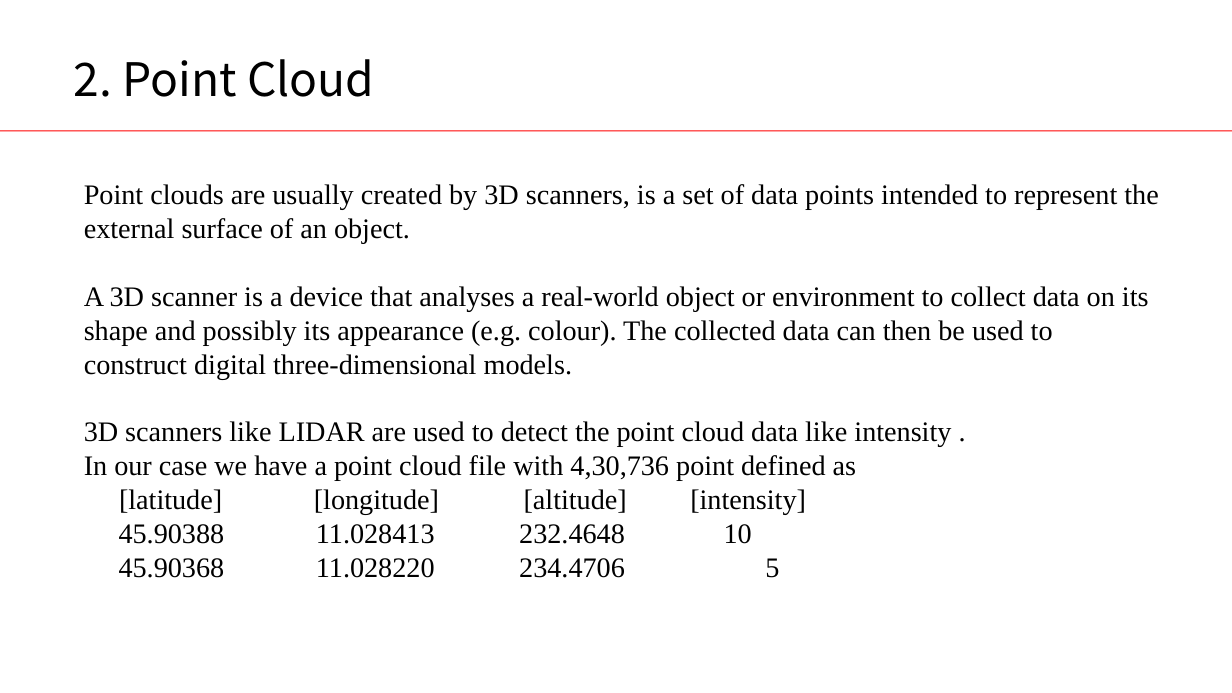
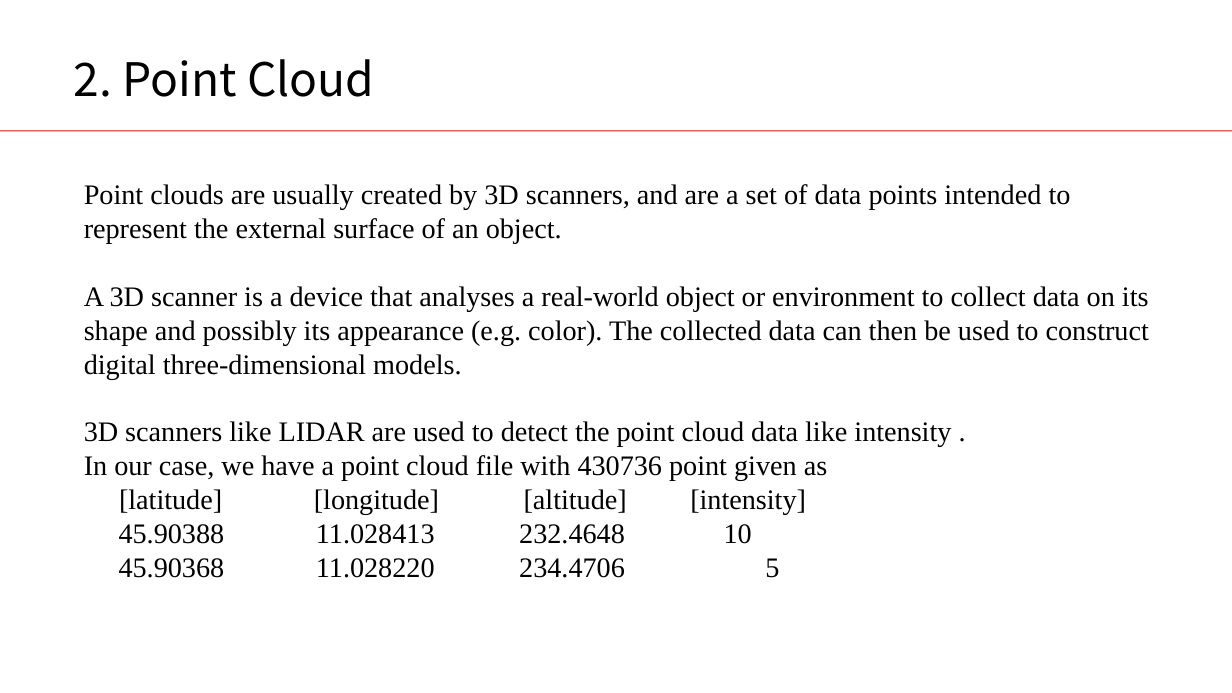
Before and after one commit to jingchengdeng/point_cloud_lane_marking, a slide deck: slide 3 of submission_version/ProjectPresentation.pptx. Drawn at 1232x693 pixels with LibreOffice and Linux fonts; fonts in the diff are those of the drawing; background and template pictures are left out. Boxes give left, top, right and bottom in pixels: in the first picture for what was removed or moved away, otherwise in the second. Text is boxed around its words. In the diff, an @@ line names an element or a change of style, - is before the commit and + after.

```diff
--- a/submission_version/ProjectPresentation.pptx
+++ b/submission_version/ProjectPresentation.pptx
@@ text at [84,184,1149,379]: text changed @@
-Point clouds are usually created by 3D scanners, is a set of data points intended to represent the external surface of an object.
-A 3D scanner is a device that analyses a real-world object or environment to collect data on its shape and possibly its appearance (e.g. colour). The collected data can then be used to construct digital three-dimensional models.
+Point clouds are usually created by 3D scanners, and are a set of data points intended to represent the external surface of an object.
+A 3D scanner is a device that analyses a real-world object or environment to collect data on its shape and possibly its appearance (e.g. color). The collected data can then be used to construct digital three-dimensional models.
@@ text at [84,455,827,481]: text changed @@
-In our case we have a point cloud file with 4,30,736 point defined as
+In our case, we have a point cloud file with 430736 point given as
```
Also in this commit, not shown: 7 other slides changed, 3 slides added, 7 other files.
